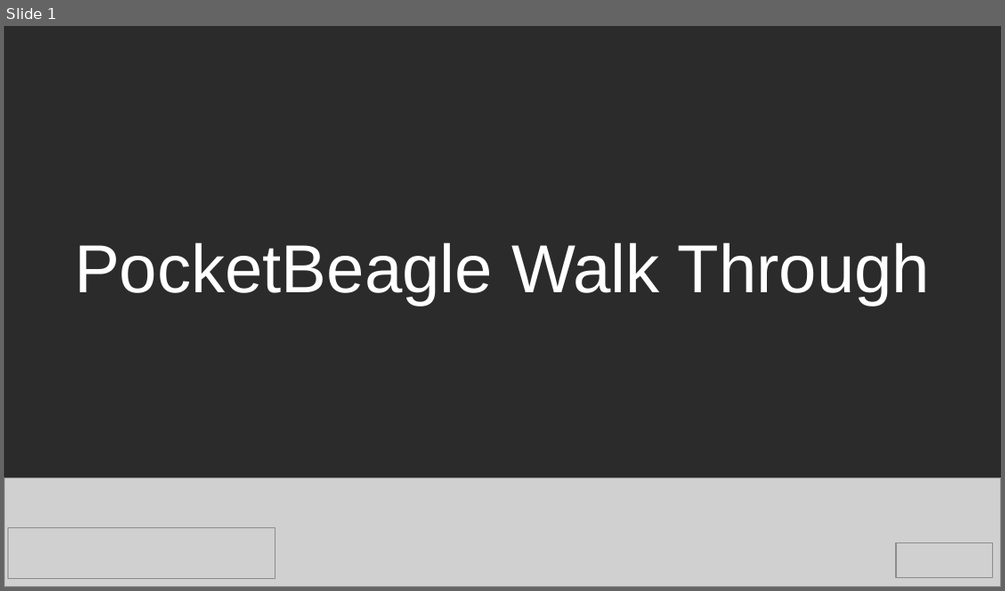
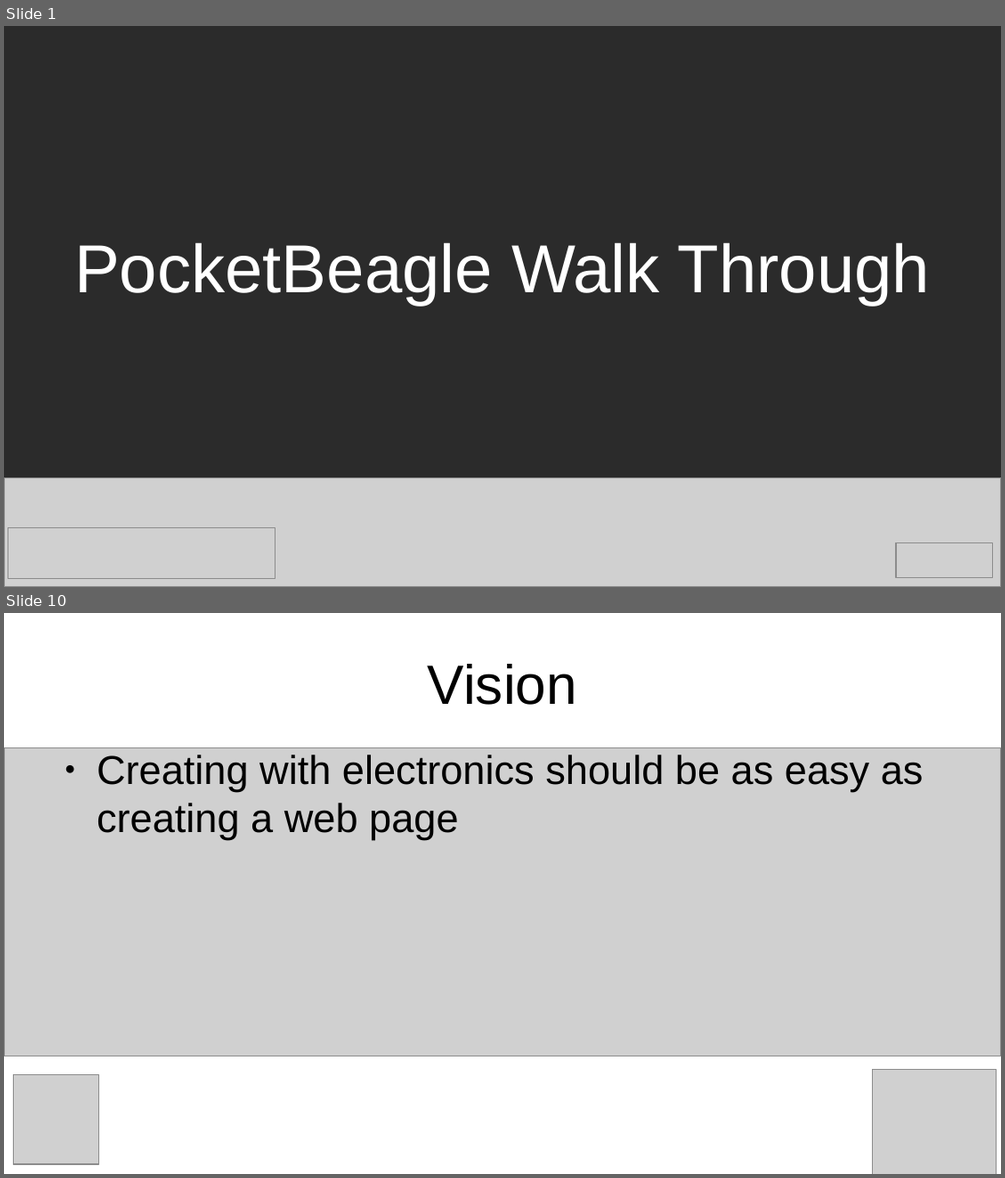
Before and after one commit to e-ale/Slides, a slide deck: pocketbeagle.odp. Shown one above the other, each under a label of ours: slide 1 before the commit, slides 1 and 10 after it; the slides between them are not shown. The pictures are 1005x591 and 1005x1178 pixels, drawn with LibreOffice and Linux fonts; fonts in the diff are those of the drawing; grey boxes stand for pictures; background and template pictures are left out; a plain dark background stands for a picture behind light text. Boxes give left, top, right and bottom in pixels: in the first picture for what was removed or moved away, otherwise in the second. Text is boxed around its words. In the diff, an @@ line names an element or a change of style, - is before the commit and + after.

```diff
--- a/pocketbeagle.odp
+++ b/pocketbeagle.odp
@@ slide 10 added at <box>4,613,1001,1174</box>, background #FFFFFF @@
@@ title added at <box>428,664,577,705</box>, 44 pt, text #000000 @@
+Vision
@@ picture added at <box>4,747,1001,1056</box> @@
@@ text added at <box>97,755,923,840</box>, 32 pt, text #000000 @@
+● Creating with electronics should be as easy as creating a web page
@@ picture added at <box>13,1074,98,1164</box> @@
@@ picture added at <box>873,1070,996,1174</box> @@
```
Also in this commit, not shown: 7 slides changed, 24 other slides added.
